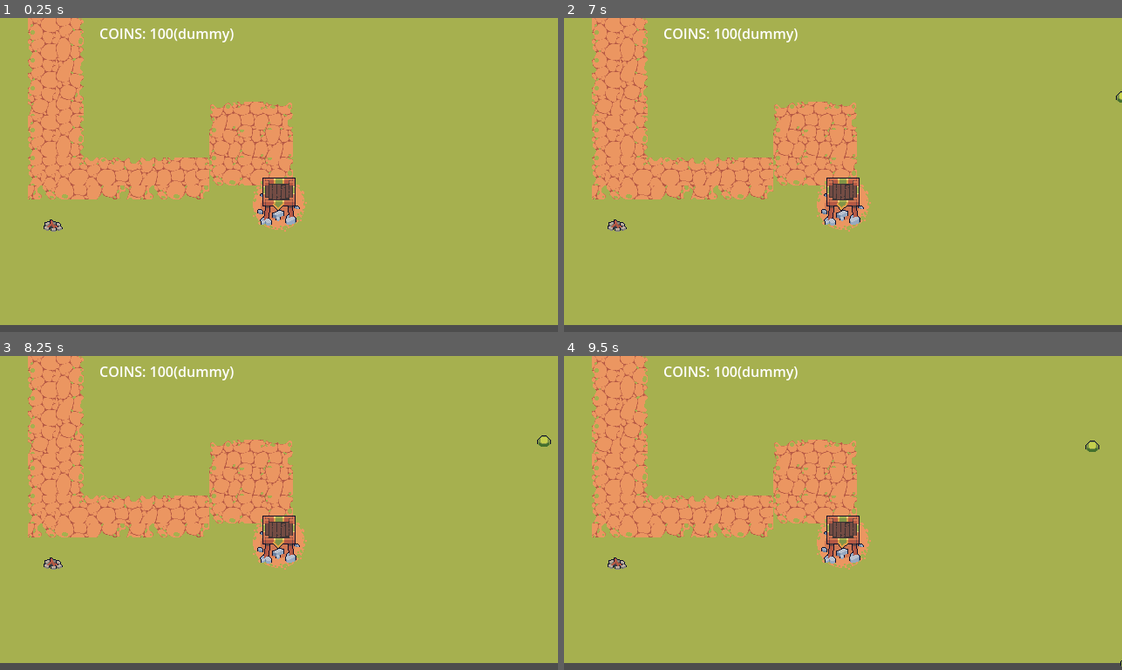
Above: before the commit, frames 1-4 (two rows, left to right).
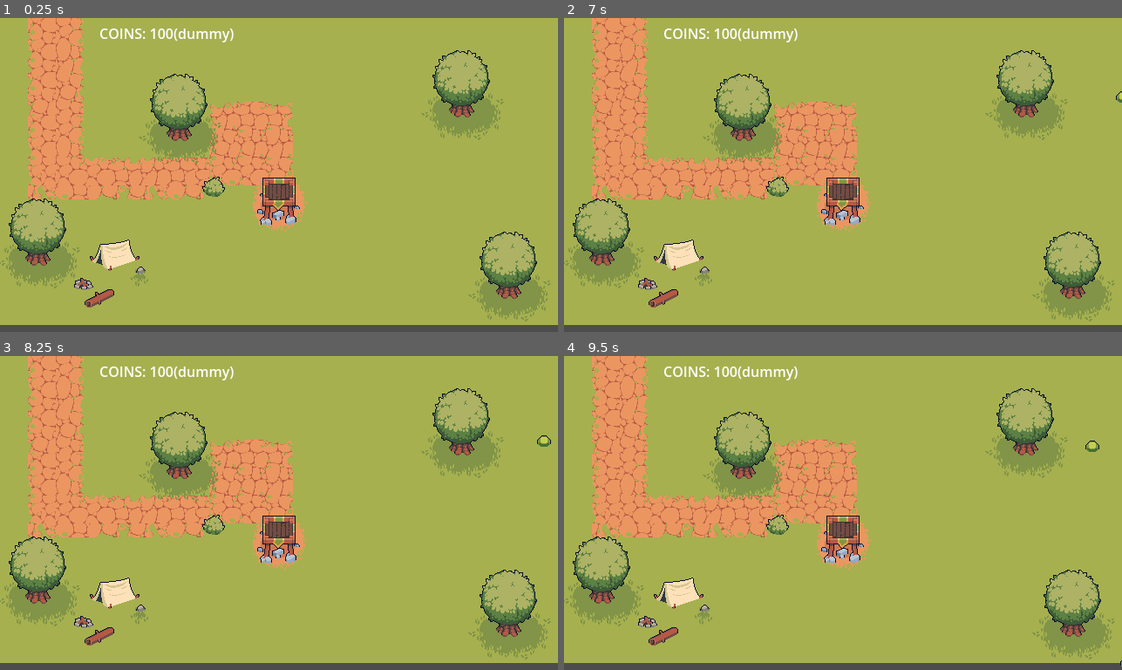
Above: after the commit, the same moments.

Repository: ButbkaDrug/easter_jam_with_ales
Game: Godot game, scene res://dev_main.tscn
The game is run twice, just before and just after one commit, with the same random seed, the same clock (stepped at 60 frames per second) and the same inputs.
Inputs:
- Up to frame 1 (0.25 s): no input
- Up to frame 2 (7 s): tap Enter at 0.5, 2, 3.5 s; tap Space at 1.25, 2.75, 4.25 s
- Up to frame 3 (8.25 s): no input
- Up to frame 4 (9.5 s): no input

The runs differ from the first frame. In frame 1, 7.4% of the frame differs, in the area x 0-99%, y 10-97%; in frame 2, 7.4%; in frame 3, 7.4%; in frame 4, 7.4%.

Commit message:
updated level scene

Diff:
--- a/scenes/levels/level_01/level_01.tscn
+++ b/scenes/levels/level_01/level_01.tscn
@@ -1,7 +1,15 @@
 [gd_scene format=4 uid="uid://bvnmiu4fgj568"]
 
-[ext_resource type="Texture2D" uid="uid://cm4xihrqmunp6" path="res://assets/fields/tiles/FieldsTileset.png" id="1_48asr"]
-[ext_resource type="Texture2D" uid="uid://dvsjpoggaqax3" path="res://assets/fields/objects/8 Camp/5.png" id="2_15mrc"]
+[ext_resource type="Texture2D" uid="uid://dolkgka6sicah" path="res://assets/fields/tiles/FieldsTileset.png" id="1_48asr"]
+[ext_resource type="Texture2D" uid="uid://c1cr1v25ru28j" path="res://assets/fields/objects/5 Grass/1.png" id="2_7f7yp"]
+[ext_resource type="Texture2D" uid="uid://docqgb3iax4j" path="res://assets/fields/objects/8 Camp/5.png" id="2_15mrc"]
+[ext_resource type="Texture2D" uid="uid://cdmaea38vk6lf" path="res://assets/fields/objects/1 Shadow/1.png" id="3_dic8d"]
+[ext_resource type="Texture2D" uid="uid://cqn2dwmeev3iw" path="res://assets/fields/objects/9 Bush/1.png" id="4_cxytl"]
+[ext_resource type="Texture2D" uid="uid://d3f1edl3wyd0q" path="res://assets/fields/objects/4 Stone/1.png" id="5_pqr1j"]
+[ext_resource type="Texture2D" uid="uid://c7qkems024wcw" path="res://assets/fields/objects/1 Shadow/6.png" id="6_x8ff0"]
+[ext_resource type="Texture2D" uid="uid://dxp1eylbc62sa" path="res://assets/fields/objects/7 Decor/Tree1.png" id="7_3b8aa"]
+[ext_resource type="Texture2D" uid="uid://cjmbkrex6m3ff" path="res://assets/fields/objects/7 Decor/Log1.png" id="9_n50fv"]
+[ext_resource type="Texture2D" uid="uid://cbiu5n5okg1ev" path="res://assets/fields/objects/8 Camp/1.png" id="10_s4sw7"]
 
 [sub_resource type="TileSetAtlasSource" id="TileSetAtlasSource_h7puh"]
 texture = ExtResource("1_48asr")
@@ -274,6 +282,76 @@
 tile_map_data = PackedByteArray("AAAAAAAAAAAKAAgAAAAAAAEAAAAKAAgAAAAAAAIAAAAKAAgAAAAAAAMAAAAKAAgAAAAAAAQAAAAKAAgAAAAAAA …(14000 unchanged characters)…
 tile_set = SubResource("TileSet_fi7ee")
 
-[node name="Sprite2D" type="Sprite2D" parent="." unique_id=671145199]
-position = Vector2(61, 238)
+[node name="Grass_01" type="Sprite2D" parent="." unique_id=1531227481]
+position = Vector2(189, 143)
+texture = ExtResource("2_7f7yp")
+
+[node name="Shadow_01" type="Sprite2D" parent="." unique_id=2084013215]
+position = Vector2(160, 297)
+texture = ExtResource("3_dic8d")
+
+[node name="Bush_01" type="Sprite2D" parent="." unique_id=1243922808]
+position = Vector2(245, 193)
+texture = ExtResource("4_cxytl")
+
+[node name="Rock_01" type="Sprite2D" parent="." unique_id=1312938822]
+position = Vector2(161, 289)
+texture = ExtResource("5_pqr1j")
+
+[node name="TreeGroup" type="Node2D" parent="." unique_id=1626944014]
+
+[node name="Shadow" type="Sprite2D" parent="TreeGroup" unique_id=1450460413]
+position = Vector2(44, 279)
+texture = ExtResource("6_x8ff0")
+
+[node name="Tree" type="Sprite2D" parent="TreeGroup" unique_id=951006835]
+position = Vector2(43, 245)
+texture = ExtResource("7_3b8aa")
+
+[node name="TreeGroup4" type="Node2D" parent="." unique_id=2045210488]
+position = Vector2(162, -143)
+metadata/_edit_group_ = true
+
+[node name="Shadow" type="Sprite2D" parent="TreeGroup4" unique_id=1620618520]
+position = Vector2(44, 279)
+texture = ExtResource("6_x8ff0")
+
+[node name="Tree" type="Sprite2D" parent="TreeGroup4" unique_id=2131705843]
+position = Vector2(43, 245)
+texture = ExtResource("7_3b8aa")
+
+[node name="TreeGroup3" type="Node2D" parent="." unique_id=540686779]
+position = Vector2(486, -170)
+metadata/_edit_group_ = true
+
+[node name="Shadow" type="Sprite2D" parent="TreeGroup3" unique_id=1213461813]
+position = Vector2(44, 279)
+texture = ExtResource("6_x8ff0")
+
+[node name="Tree" type="Sprite2D" parent="TreeGroup3" unique_id=2138504078]
+position = Vector2(43, 245)
+texture = ExtResource("7_3b8aa")
+
+[node name="TreeGroup2" type="Node2D" parent="." unique_id=1774607446]
+position = Vector2(540, 38)
+metadata/_edit_group_ = true
+
+[node name="Shadow" type="Sprite2D" parent="TreeGroup2" unique_id=1858811121]
+position = Vector2(44, 279)
+texture = ExtResource("6_x8ff0")
+
+[node name="Tree" type="Sprite2D" parent="TreeGroup2" unique_id=829628132]
+position = Vector2(43, 245)
+texture = ExtResource("7_3b8aa")
+
+[node name="Fireplace" type="Sprite2D" parent="." unique_id=671145199]
+position = Vector2(96, 305)
 texture = SubResource("AtlasTexture_7mo7t")
+
+[node name="Log_01" type="Sprite2D" parent="." unique_id=930545731]
+position = Vector2(114, 321)
+texture = ExtResource("9_n50fv")
+
+[node name="Tent_01" type="Sprite2D" parent="." unique_id=2029472492]
+position = Vector2(131, 272)
+texture = ExtResource("10_s4sw7")
